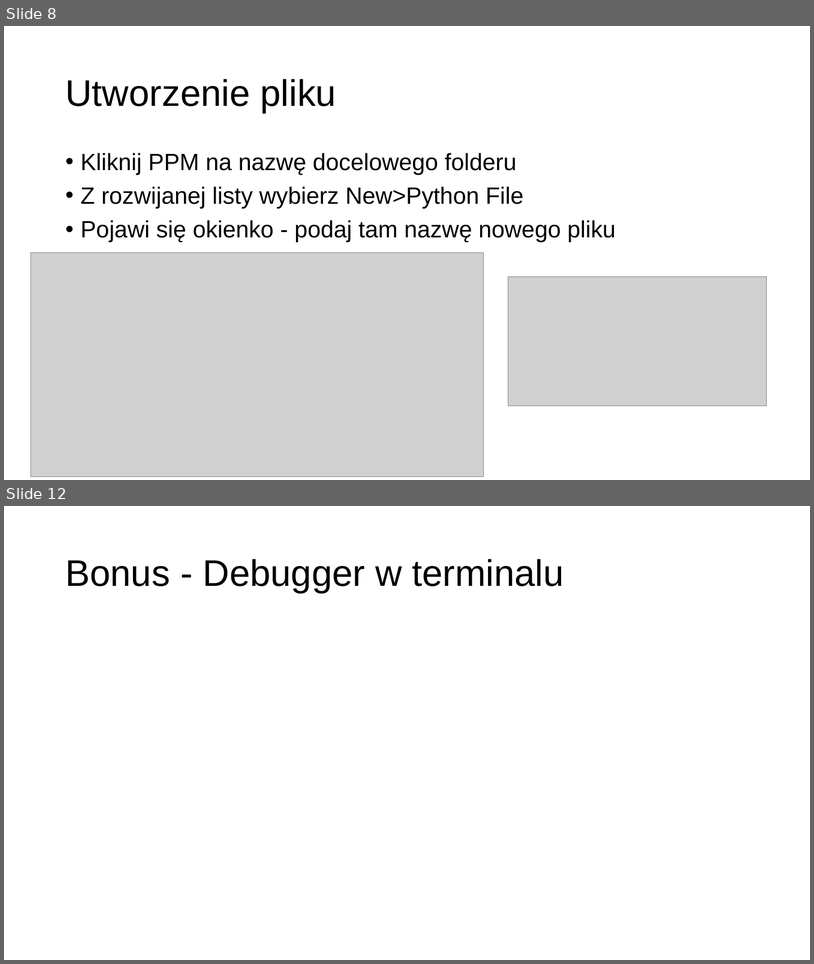
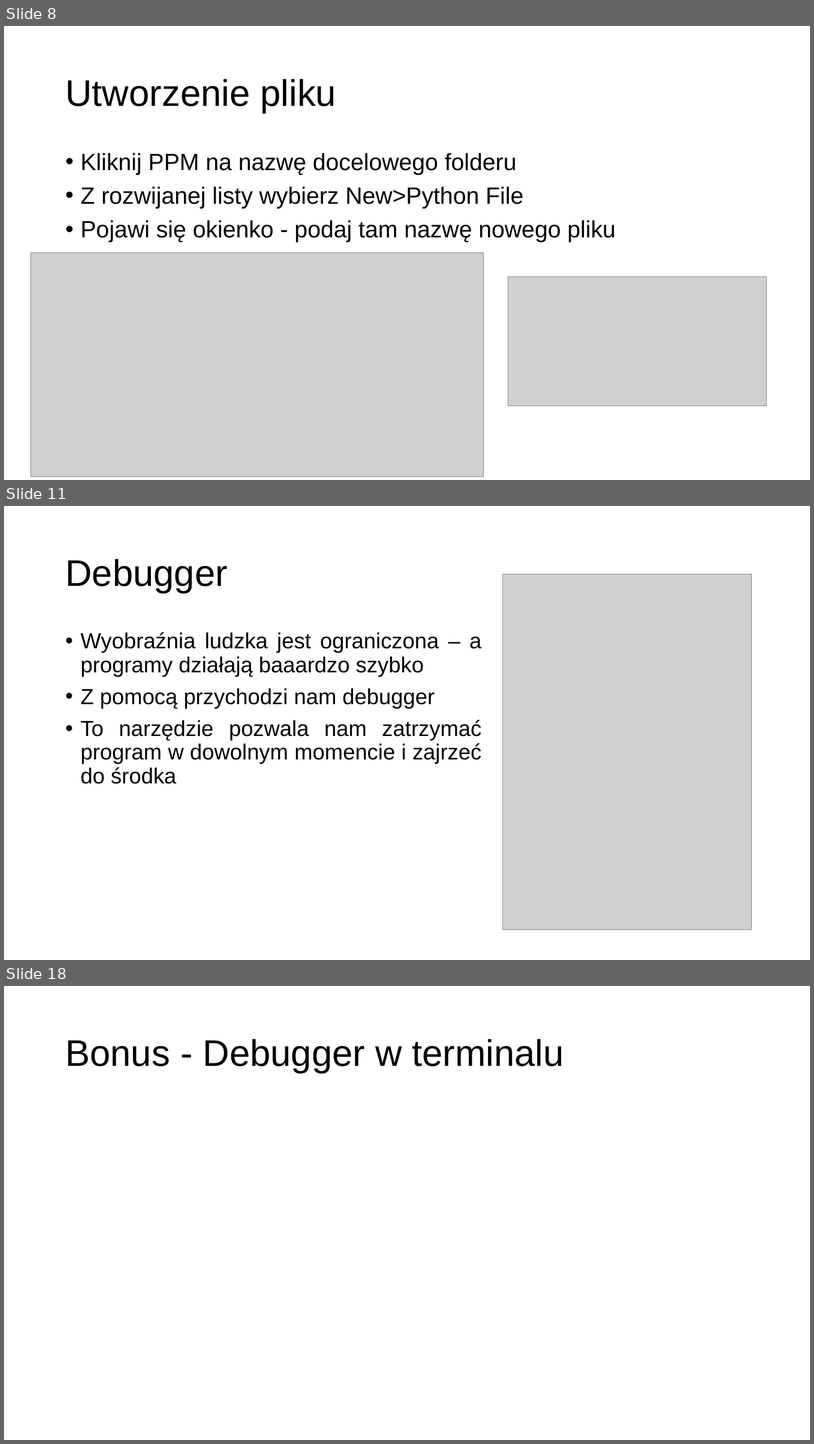
Before and after one commit to MikoStoro/ETI_Academy_Matura, a slide deck: prezentacje/prezentacja1.pptx. Shown one above the other, each under a label of ours: slides 8 and 12 before the commit, slides 8, 11 and 18 after it; the slides between them are not shown. The pictures are 814x964 and 814x1444 pixels, drawn with LibreOffice and Linux fonts; fonts in the diff are those of the drawing; grey boxes stand for pictures; background and template pictures are left out. Boxes give left, top, right and bottom in pixels: in the first picture for what was removed or moved away, otherwise in the second. Text is boxed around its words. In the diff, an @@ line names an element or a change of style, - is before the commit and + after.

```diff
--- a/prezentacje/prezentacja1.pptx
+++ b/prezentacje/prezentacja1.pptx
@@ slide 11 added at [4,506,810,960], background picture (left out) @@
@@ title added at [65,559,227,593], 44 pt, text #000000 @@
+Debugger
@@ picture added at [503,574,752,929] @@
@@ text added at [81,632,482,784], 26 pt, text #000000 @@
+• Wyobraźnia ludzka jest ograniczona – a programy działają baaardzo szybko
+• Z pomocą przychodzi nam debugger
+• To narzędzie pozwala nam zatrzymać program w dowolnym momencie i zajrzeć do środka
@@ what was slide 12 is now slide 18 @@
```
Also in this commit, not shown: 2 slides changed, 7 other slides added, 2 slides removed, 9 other files.
